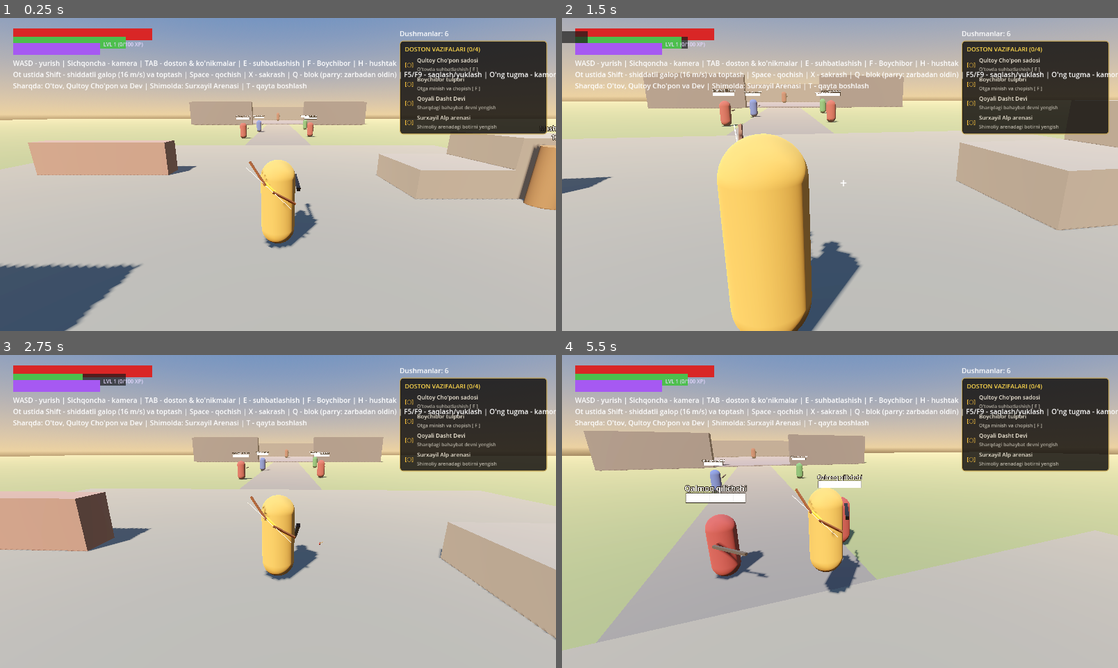
Above: before the commit, frames 1-4 (two rows, left to right).
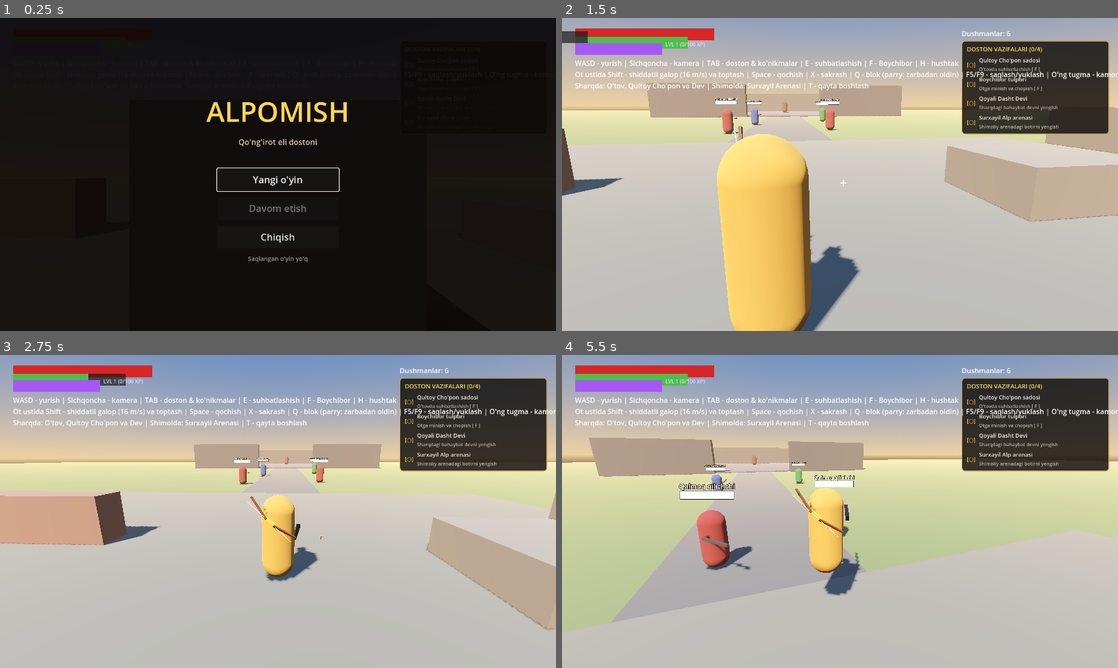
Above: after the commit, the same moments.

Repository: sardorergashev09uzb-commits/yangi
Game: Godot game, scene res://scenes/main.tscn
Two runs of this game, one before a commit and one after it. Both use one fixed random seed, a clock stepped at 60 frames per second and the inputs below.
Inputs (mouse positions are in pixels of both pictures, inside the frame that each line leads up to):
- Up to frame 1 (0.25 s): no input
- Up to frame 2 (1.5 s): click (840, 180) at 0.5 s, where only the run after the commit has a clickable "Yangi o'yin"; tap Enter at 1.25 s; move the mouse to (867, 174) at 1.27 s; hold W (move_forward) from 1.28 s (still down); hold Right mouse button (aim) from 1.28 s (still down); click (867, 174) at 1.42 s
- Up to frame 3 (2.75 s): keep holding W (move_forward); tap X (jump) at 1.52, 2.27 s; move the mouse to (250, 511) at 2.02 s; release Right mouse button (aim) at 2.03 s; tap R (attack_heavy) at 2.1 s; click (250, 511) at 2.17 s
- Up to frame 4 (5.5 s): move the mouse to (851, 505) at 2.77 s; click (851, 505) at 2.85 s; move the mouse to (834, 517) at 3.52 s; tap Q (block) at 3.6 s; click (834, 517) at 3.67 s; tap X (jump) at 3.77, 4.52, 5.27 s; move the mouse to (878, 514) at 4.27 s; tap Space (dodge) at 4.35 s; click (878, 514) at 4.42 s; tap Escape (pause) at 4.9 s; move the mouse to (673, 464) at 5.02 s; release W (move_forward) at 5.03 s; hold A (move_left) from 5.03 s (still down); tap F (interact) at 5.1 s; click (673, 464) at 5.17 s

The runs differ from the first frame. In frame 1, 100% of the frame differs, in the area x 0-100%, y 0-100%; in frame 2, 8.1%; in frame 3, 6.1%; in frame 4, 7.3%.

Commit message:
Bosh menyu: Yangi o'yin, Davom etish, Chiqish; menyu testi

Diff:
--- /dev/null
+++ b/scripts/ui/main_menu.gd
@@ -0,0 +1,112 @@
+class_name MainMenu
+extends CanvasLayer
+## Bosh menyu: Yangi o'yin, Davom etish (saqlangan o'yin bo'lsa) va Chiqish.
+## O'yin menyu ochiq turganda to'xtatilgan (pause) holatda bo'ladi.
+
+signal game_started(from_save: bool)
+
+var _continue_btn: Button
+var _info: Label
+
+
+func _ready() -> void:
+	layer = 30
+	process_mode = Node.PROCESS_MODE_ALWAYS
+	add_to_group("main_menu")
+	_build_ui()
+	open()
+
+
+func is_open() -> bool:
+	return visible
+
+
+func open() -> void:
+	visible = true
+	get_tree().paused = true
+	Input.mouse_mode = Input.MOUSE_MODE_VISIBLE
+	_continue_btn.disabled = not SaveGame.has_save()
+	_info.text = "Saqlangan o'yin topildi" if SaveGame.has_save() else "Saqlangan o'yin yo'q"
+
+
+func start_new() -> void:
+	_close()
+	game_started.emit(false)
+
+
+func continue_game() -> void:
+	if not SaveGame.has_save():
+		return
+	_close()
+	SaveGame.load_game()
+	game_started.emit(true)
+
+
+func _close() -> void:
+	visible = false
+	get_tree().paused = false
+	Input.mouse_mode = Input.MOUSE_MODE_CAPTURED
+
+
+func _build_ui() -> void:
+	var backdrop := ColorRect.new()
+	backdrop.set_anchors_preset(Control.PRESET_FULL_RECT)
+	backdrop.color = Color(0.05, 0.035, 0.03, 0.94)
+	add_child(backdrop)
+
+	var box := VBoxContainer.new()
+	box.set_anchors_preset(Control.PRESET_CENTER)
+	box.offset_left = -200
+	box.offset_right = 200
+	box.offset_top = -190
+	box.offset_bottom = 190
+	box.alignment = BoxContainer.ALIGNMENT_CENTER
+	box.add_theme_constant_override("separation", 14)
+	add_child(box)
+
+	var title := Label.new()
+	title.text = "ALPOMISH"
+	title.horizontal_alignment = HORIZONTAL_ALIGNMENT_CENTER
+	title.add_theme_font_size_override("font_size", 64)
+	title.add_theme_color_override("font_color", Color(1.0, 0.85, 0.3))
+	box.add_child(title)
+
+	var sub := Label.new()
+	sub.text = "Qo'ng'irot eli dostoni"
+	sub.horizontal_alignment = HORIZONTAL_ALIGNMENT_CENTER
+	sub.add_theme_font_size_override("font_size", 18)
+	sub.add_theme_color_override("font_color", Color(0.85, 0.78, 0.65))
+	box.add_child(sub)
+
+	var gap := Control.new()
+	gap.custom_minimum_size = Vector2(0, 20)
+	box.add_child(gap)
+
+	var new_btn := _button("Yangi o'yin")
+	new_btn.pressed.connect(start_new)
+	box.add_child(new_btn)
+
+	_continue_btn = _button("Davom etish")
+	_continue_btn.pressed.connect(continue_game)
+	box.add_child(_continue_btn)
+
+	var quit_btn := _button("Chiqish")
+	quit_btn.pressed.connect(func() -> void: get_tree().quit())
+	box.add_child(quit_btn)
+
+	_info = Label.new()
+	_info.horizontal_alignment = HORIZONTAL_ALIGNMENT_CENTER
+	_info.add_theme_font_size_override("font_size", 14)
+	_info.add_theme_color_override("font_color", Color(0.6, 0.58, 0.52))
+	box.add_child(_info)
+
+	new_btn.grab_focus.call_deferred()
+
+
+func _button(text: String) -> Button:
+	var b := Button.new()
+	b.text = text
+	b.custom_minimum_size = Vector2(280, 52)
+	b.size_flags_horizontal = Control.SIZE_SHRINK_CENTER
+	b.add_theme_font_size_override("font_size", 22)
+	return b
--- a/scripts/ui/pause_menu.gd
+++ b/scripts/ui/pause_menu.gd
@@ -260,6 +260,9 @@
 
 
 func _unhandled_input(event: InputEvent) -> void:
+	var mm := get_tree().get_first_node_in_group("main_menu")
+	if mm and mm.visible:
+		return
 	if event is InputEventKey and event.pressed and not event.echo:
 		if event.keycode == KEY_TAB or event.keycode == KEY_K:
 			get_viewport().set_input_as_handled()
--- a/scripts/world/arena.gd
+++ b/scripts/world/arena.gd
@@ -13,6 +13,7 @@
 const QuestSystemScript = preload("res://scripts/story/quest_system.gd")
 const ProgressionScript = preload("res://scripts/player/progression.gd")
 const PauseMenuScript = preload("res://scripts/ui/pause_menu.gd")
+const MainMenuScript = preload("res://scripts/ui/main_menu.gd")
 
 var _boss: CharacterBody3D
 var _arena_gate: StaticBody3D
@@ -93,6 +94,10 @@
 
 	# O'yinchi qayta tirilganda arenani tiklash ulanishi
 	_connect_player_respawn.call_deferred()
+
+	# Bosh menyu (headless sinovlarda o'tkazib yuboriladi)
+	if DisplayServer.get_name() != "headless":
+		add_child(MainMenuScript.new())
 
 
 func _build_yurt_village() -> void:
--- /dev/null
+++ b/tests/menu_test.gd
@@ -0,0 +1,56 @@
+extends Node
+## Headless sinov: godot --headless --path . res://tests/menu_test.tscn
+## Bosh menyu: ochilganda o'yin to'xtaydi, "Yangi o'yin" va "Davom etish" ishlaydi.
+
+var main: Node
+var player: Player
+
+
+func _ready() -> void:
+	main = load("res://scenes/main.tscn").instantiate()
+	add_child(main)
+	await _frames(10)
+	player = main.get_node("Player") as Player
+	DirAccess.remove_absolute(SaveGame.SAVE_PATH)
+
+	var menu := MainMenu.new()
+	main.add_child(menu)
+	await _frames(2)
+	_check(menu.is_open() and get_tree().paused, "menyu ochilganda o'yin to'xtamadi")
+	_check(menu._continue_btn.disabled, "saqlash yo'q, lekin 'Davom etish' faol")
+
+	menu.start_new()
+	await _frames(2)
+	_check(not menu.is_open() and not get_tree().paused, "'Yangi o'yin' menyuni yopmadi")
+
+	# Saqlab, qayta ochilganda 'Davom etish' faol bo'lishi va holatni tiklashi kerak
+	var prog = get_tree().get_first_node_in_group("progression")
+	prog.add_xp(100)
+	var lvl: int = prog.level
+	player.global_position = Vector3(7, 0.1, 7)
+	_check(SaveGame.save_game(), "saqlab bo'lmadi")
+	prog.level = 1
+	player.global_position = Vector3(-9, 0.1, -9)
+	menu.open()
+	await _frames(2)
+	_check(not menu._continue_btn.disabled, "saqlash bor, lekin 'Davom etish' o'chiq")
+	menu.continue_game()
+	await _frames(2)
+	_check(prog.level == lvl, "Davom etish progressni tiklamadi")
+	_check(player.global_position.distance_to(Vector3(7, 0.3, 7)) < 1.0, "Davom etish joylashuvni tiklamadi")
+	_check(not get_tree().paused, "Davom etishdan keyin o'yin to'xtab qoldi")
+
+	DirAccess.remove_absolute(SaveGame.SAVE_PATH)
+	print("BOSH MENYU TESTI MUVAFFAQIYATLI O'TDI!")
+	get_tree().quit(0)
+
+
+func _frames(n: int) -> void:
+	for i in n:
+		await get_tree().physics_frame
+
+
+func _check(ok: bool, msg: String) -> void:
+	if not ok:
+		printerr("XATO: ", msg)
+		get_tree().quit(1)
--- /dev/null
+++ b/tests/menu_test.tscn
@@ -0,0 +1,6 @@
+[gd_scene load_steps=2 format=3]
+
+[ext_resource type="Script" path="res://tests/menu_test.gd" id="1"]
+
+[node name="CombatTest" type="Node"]
+script = ExtResource("1")
